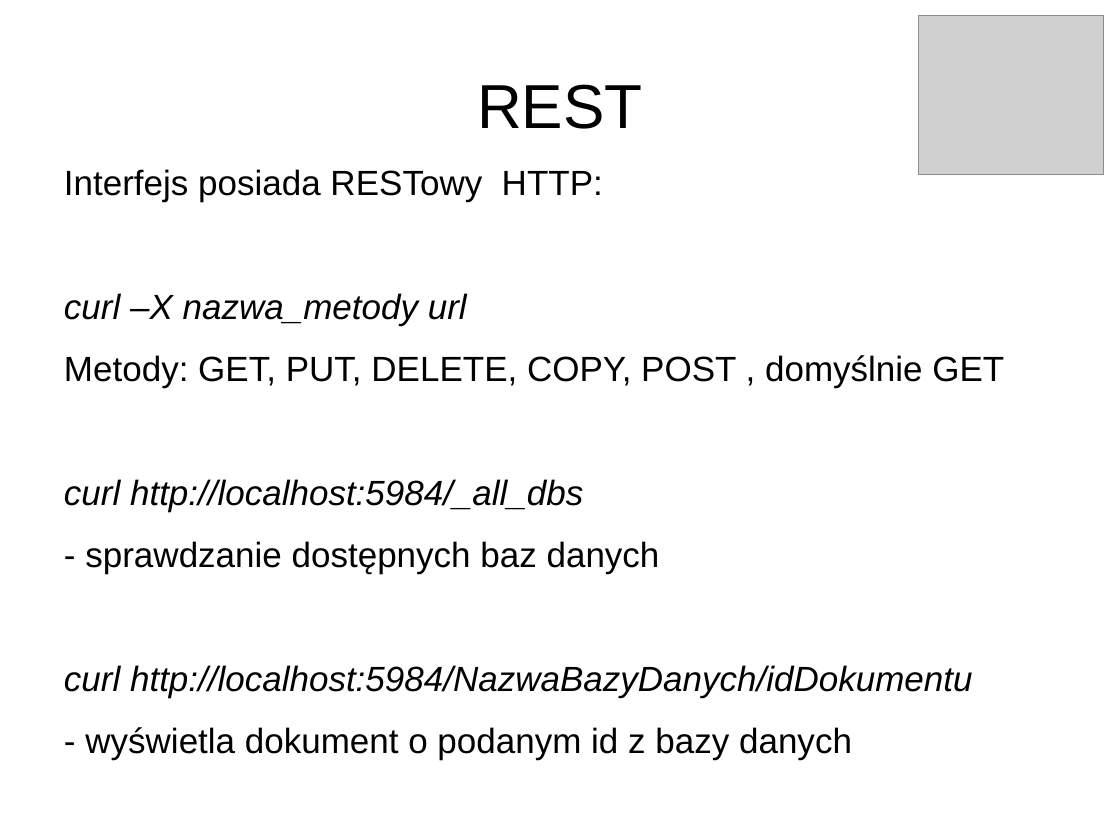
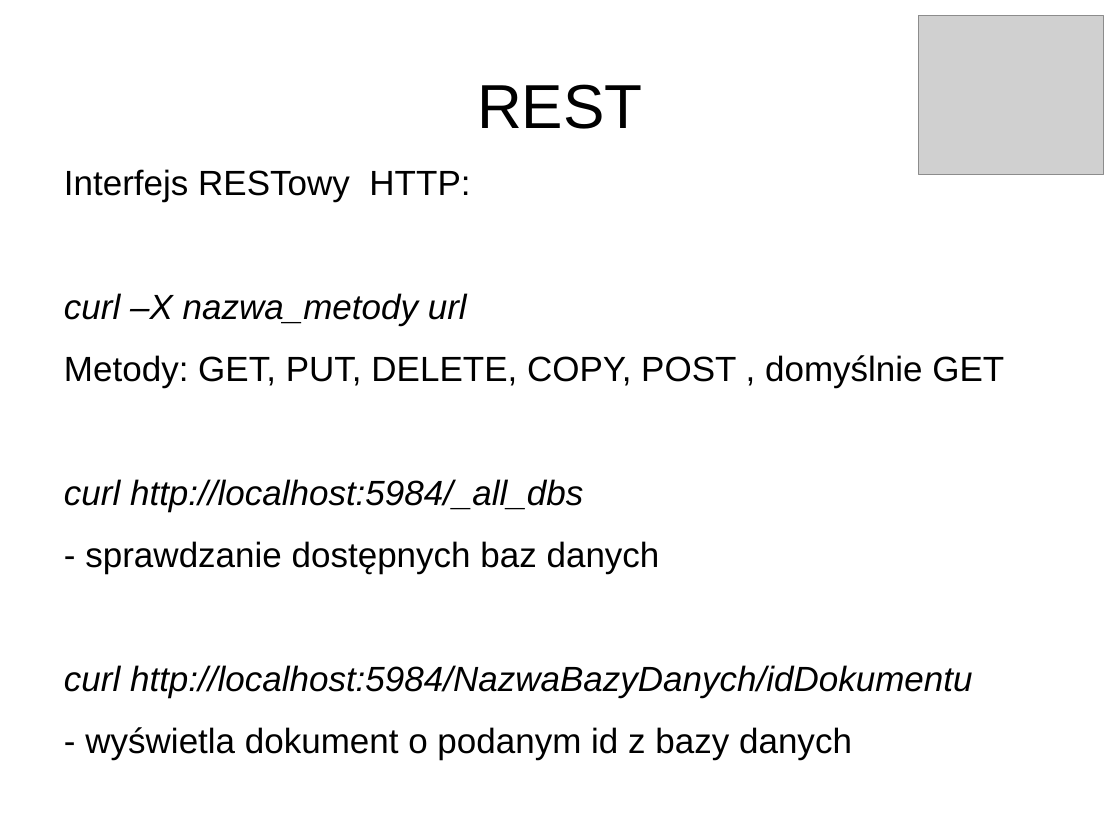
Before and after one commit to pawnow/ProjektErlang, a slide deck: slide 10 of prezentacja.odp. Drawn at 1120x840 pixels with LibreOffice and Linux fonts; fonts in the diff are those of the drawing; grey boxes stand for pictures. Boxes give left, top, right and bottom in pixels: in the first picture for what was removed or moved away, otherwise in the second. Text is boxed around its words. In the diff, an @@ line names an element or a change of style, - is before the commit and + after.

Commit message:
Prezentacja1.8

```diff
--- a/prezentacja.odp
+++ b/prezentacja.odp
@@ text at [64, 169, 470, 201]: text changed @@
-Interfejs posiada RESTowy HTTP:
+Interfejs RESTowy HTTP:
```
